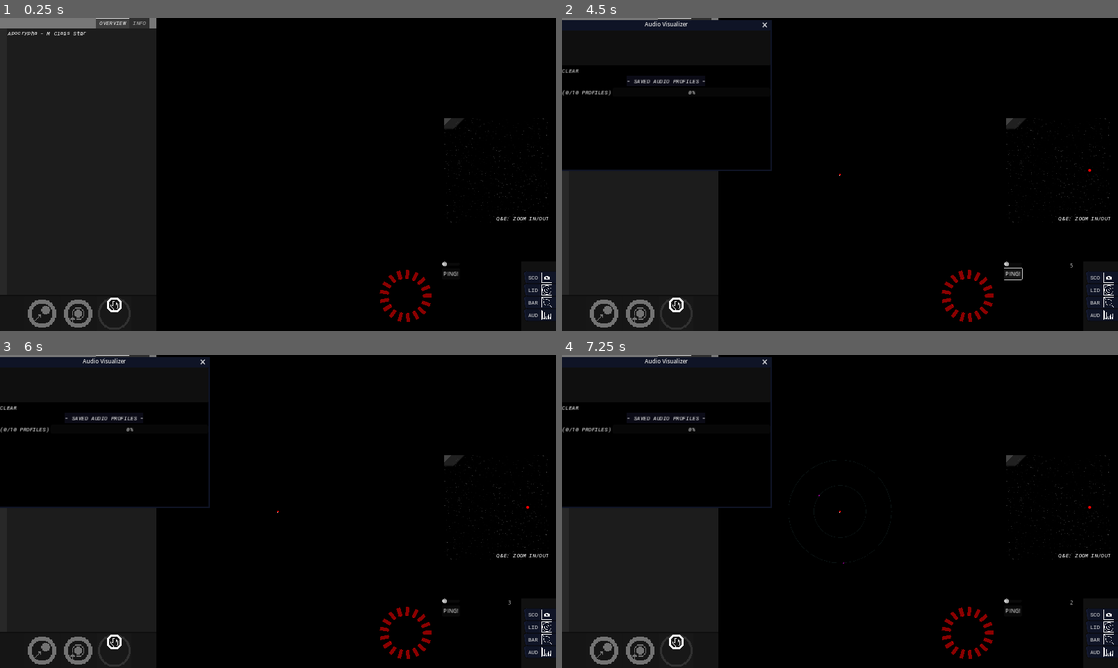
Above: before the commit, frames 1-4 (two rows, left to right).
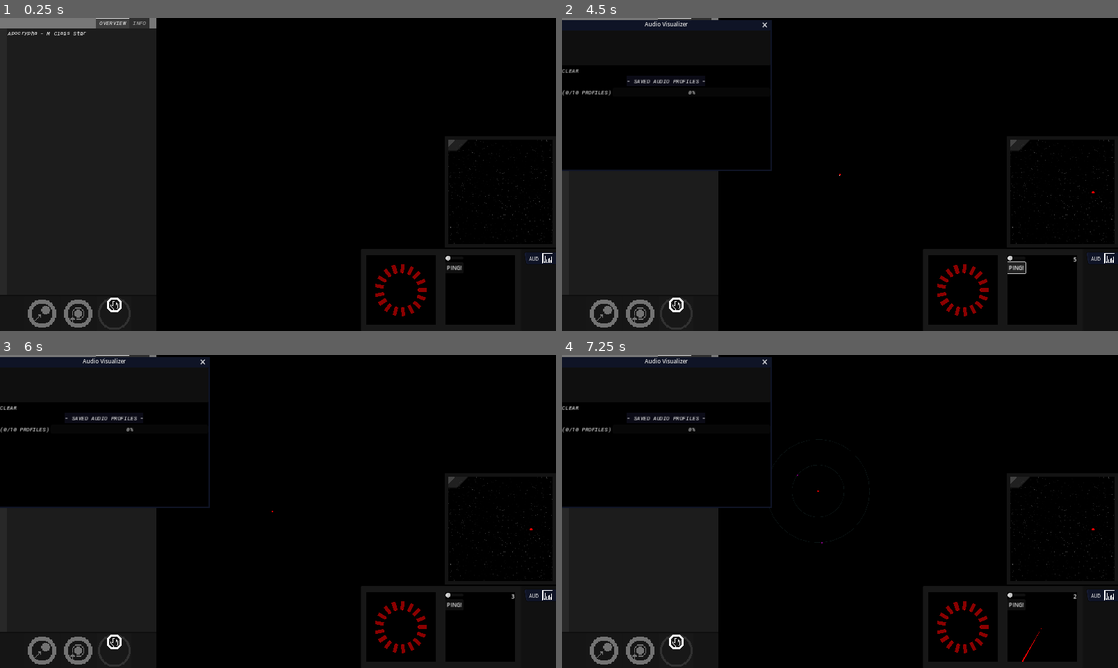
Above: after the commit, the same moments.

Repository: KermitGodFrog/Stellar-Cartography
Game: Godot game, scene res://Scenes/Game Master/gameMaster.tscn
Same seed, same stepped clock (60 frames per second), same inputs: the game is played once before the commit and once after it. Sound files missing from this copy of the repository are replaced by a short silence.
Inputs (mouse positions are in pixels of both pictures, inside the frame that each line leads up to):
- Up to frame 1 (0.25 s): no input
- Up to frame 2 (4.5 s): click (1101, 277) at 0.5 s, where only the run before the commit has a clickable "SCO"; click "AUD" at 1.25 s; click (1101, 290) at 2 s, where only the run before the commit has a clickable "LID"; click (1101, 302) at 2.75 s, where only the run before the commit has a clickable "BAR"; click (678, 312) at 3.5 s; click "PING!" at 4.25 s
- Up to frame 3 (6 s): click "CLEAR" at 5 s; tap Enter at 5.75 s; move the mouse to (494, 508) at 5.77 s; press the mouse at (494, 508) at 5.78 s; hold D (right) from 5.78 s (still down)
- Up to frame 4 (7.25 s): right-click (1056, 508) at 6.05 s; tap Space at 6.5 s; move the mouse to (1040, 633) at 6.52 s; release D (right) at 6.53 s; release the mouse at (1040, 633) at 6.53 s; hold S (down) from 6.53 s (still down); right-click (1040, 633) at 6.6 s; click (1040, 633) at 6.67 s; tap B (the B) at 6.8 s

The runs differ from the first frame. In frame 1, 1.2% of the frame differs, in the area x 67-100%, y 32-98%; in frame 2, 1.3%; in frame 3, 1.2%; in frame 4, 1.3%.

Commit message:
UI Consolidation complete.

Diff:
--- a/Scenes/Barycenter Visualizer/barycenter_visualizer.tscn
+++ b/Scenes/Barycenter Visualizer/barycenter_visualizer.tscn
@@ -4,12 +4,13 @@
 
 [node name="barycenter_visualizer_window" type="SubViewport"]
 disable_3d = true
-transparent_bg = true
 size = Vector2i(200, 200)
 
 [node name="barycenter_control" type="Control" parent="."]
 layout_mode = 3
-anchors_preset = 0
-offset_right = 40.0
-offset_bottom = 40.0
+anchors_preset = 15
+anchor_right = 1.0
+anchor_bottom = 1.0
+grow_horizontal = 2
+grow_vertical = 2
 script = ExtResource("1_tynt4")
--- a/Scenes/Game/game.gd
+++ b/Scenes/Game/game.gd
@@ -3,9 +3,9 @@
 
 var world: worldAPI
 @onready var system_map = $system_window/system
-@onready var system_3d = $system_window/system/camera/canvas/control/scopes_container/system_3d_window/system_3d
-@onready var sonar = $system_window/system/camera/canvas/control/horizontal/sonar_container/sonar_window/sonar_control
-@onready var barycenter_visualizer = $system_window/system/camera/canvas/control/horizontal/barycenter_container/barycenter_visualizer_window/barycenter_control
+@onready var system_3d = $system_window/system/camera/canvas/control/scopes_snap_scroll/scopes_bg/scopes_margin/scopes_container/system_3d_window/system_3d
+@onready var sonar = $system_window/system/camera/canvas/control/scopes_snap_scroll/core_panel_bg/core_panel_scroll/core_panel/core_margin/core_scroll/sonar_container/sonar_window/sonar_control
+@onready var barycenter_visualizer = $system_window/system/camera/canvas/control/scopes_snap_scroll/core_panel_bg/core_panel_scroll/core_panel/core_margin/core_scroll/barycenter_container/barycenter_visualizer_window/barycenter_control
 @onready var audio_visualizer = $audio_visualizer_window/audio_control
 @onready var station_ui = $station_window/station_control
 @onready var dialogue_manager = $dialogueManager
@@ -35,7 +35,6 @@
 
 	audio_visualizer.connect("removeSavedAudioProfile", _on_remove_saved_audio_profile)
 
-	system_map.connect("barycenterPopup", _on_barycenter_popup)
 	system_map.connect("audioVisualizerPopup", _on_audio_visualizer_popup)
 
 	dialogue_manager.connect("addPlayerValue", _on_add_player_value)
--- a/Scenes/Sonar Interface/sonar_interface.tscn
+++ b/Scenes/Sonar Interface/sonar_interface.tscn
@@ -4,7 +4,6 @@
 
 [node name="sonar_window" type="SubViewport"]
 disable_3d = true
-transparent_bg = true
 size = Vector2i(200, 200)
 
 [node name="background" type="TextureRect" parent="."]
--- a/Scenes/System 3D/control.gd
+++ b/Scenes/System 3D/control.gd
@@ -26,6 +26,6 @@
 		print_debug(remap)
 		emit_signal("targetFOVChange", remap)
 
-		tracking = false
-		aggregrate_vertical_change = 0
+	tracking = false
+	aggregrate_vertical_change = 0
 	pass
--- a/Scenes/System 3D/system_3d.tscn
+++ b/Scenes/System 3D/system_3d.tscn
@@ -1,10 +1,9 @@
-[gd_scene load_steps=13 format=3 uid="uid://co52u63cyk220"]
+[gd_scene load_steps=12 format=3 uid="uid://co52u63cyk220"]
 
 [ext_resource type="Script" path="res://Scenes/System 3D/system_3d.gd" id="1_a351o"]
 [ext_resource type="Shader" path="res://Scenes/pixelate_shader.gdshader" id="2_ra6gs"]
 [ext_resource type="Shader" uid="uid://bqci5ex5ef2a6" path="res://Scenes/System 3D/sky_shader.tres" id="3_buwkt"]
 [ext_resource type="FontFile" uid="uid://xrcqj2080elm" path="res://Graphics/Fonts/RobotoMono Medium.ttf" id="3_wi6mv"]
-[ext_resource type="Theme" uid="uid://dm3fbhtw7qov2" path="res://Scenes/System Map/system_map_HUD_theme.tres" id="4_606wp"]
 [ext_resource type="Script" path="res://Scenes/System 3D/control.gd" id="4_d6r1b"]
 [ext_resource type="Texture2D" uid="uid://byp6pykkhwnpf" path="res://Graphics/Misc/star_backdrop.jpeg" id="4_rgh3c"]
 
@@ -79,24 +78,6 @@
 theme_override_font_sizes/font_size = 20
 theme_override_styles/normal = SubResource("StyleBoxFlat_ajtlq")
 
-[node name="controls_label" type="Label" parent="system_3d/camera_offset/camera/canvas_layer/control"]
-layout_mode = 1
-anchors_preset = 3
-anchor_left = 1.0
-anchor_top = 1.0
-anchor_right = 1.0
-anchor_bottom = 1.0
-offset_left = -188.0
-offset_top = -22.0
-offset_bottom = 25.0001
-grow_horizontal = 0
-grow_vertical = 0
-theme = ExtResource("4_606wp")
-text = "Q&E: ZOOM IN/OUT
-
-"
-horizontal_alignment = 2
-
 [node name="world_environment" type="WorldEnvironment" parent="system_3d"]
 environment = SubResource("Environment_wo5s4")
 
--- a/Scenes/System Map/camera.gd
+++ b/Scenes/System Map/camera.gd
@@ -2,18 +2,16 @@
 var zoom_multiplier: Vector2 = Vector2.ONE
 var movement_multiplier: int = 100
 var follow_body: bodyAPI
-
-var system_has_focus: bool = false
 
 func _physics_process(delta):
 	if follow_body: position = follow_body.position
 
 	var zoom_axis = Input.get_axis("zoom_out", "zoom_in")
 	if zoom_axis and not (zoom_axis == -1 and zoom == Vector2.ONE):
-		if system_has_focus: zoom += zoom_axis * zoom_multiplier * (zoom.length() / 100)
+		zoom += zoom_axis * zoom_multiplier * (zoom.length() / 100)
 
 	var input = Input.get_vector("left", "right", "up", "down")
-	if input and system_has_focus:
+	if input:
 		position += input * movement_multiplier * pow(zoom.length(), -0.5) * delta
 		follow_body = null
 	pass
--- a/Scenes/System Map/system_map.gd
+++ b/Scenes/System Map/system_map.gd
@@ -26,7 +26,7 @@
 @onready var picker_button = $camera/canvas/control/tabs/INFO/picker_panel/picker_margin/picker_scroll/picker_button
 @onready var console = $camera/canvas/control/console
 
-@onready var audio_visualizer_button = $camera/canvas/control/apps_panel/apps_margin/apps_scroll/audio_visualizer_button
+@onready var audio_visualizer_button = $camera/canvas/control/scopes_snap_scroll/core_panel_bg/core_panel_scroll/apps_panel/apps_margin/apps_scroll/audio_visualizer_button
 
 @onready var ping_sound = $ping
 @onready var bounceback_sound_scene = preload("res://Sound/bounceback.tscn")
@@ -56,26 +56,6 @@
 	#If camera moves, follow body is removed for camera.
 
 	#camera_target_position is position for system3d to look at
-
-	#moving to the mouse position or moving to action_body in various ways
-	#if Input.is_action_pressed("right_mouse") and has_focus and (not mouse_over_ui) and movement_lock_timer.is_stopped():
-		#locked_body = null
-		#action_body = null
-		#emit_signal("updatePlayerTargetPosition", get_global_mouse_position())
-		#emit_signal("updatePlayerActionType", playerAPI.ACTION_TYPES.NONE, null)
-
-	#changing target position
-	#if Input.is_action_pressed("left_mouse") and has_focus and (not mouse_over_ui) and movement_lock_timer.is_stopped():
-		#camera_target_position = get_global_mouse_position()
-		#emit_signal("updateTargetPosition", get_global_mouse_position())
-		#emit_signal("lockedBodyDepreciated")
-
-	#if Input.is_action_just_pressed("the B") and has_focus: #DEBUG!!!!!!!!!!!!!!!!!
-		#emit_signal("DEBUG_REVEAL_ALL_WORMHOLES")
-
-	#if Input.is_action_just_pressed("the N") and has_focus: #DEBUG!!!!!!!!!!!!!!!!!
-		#emit_signal("DEBUG_REVEAL_ALL_BODIES")
-
 	#incredibly out of plcace!!!!!
 	if camera.follow_body:
 		camera_target_position = Vector2.ZERO
@@ -273,6 +253,7 @@
 	emit_signal("updatePlayerActionType", playerAPI.ACTION_TYPES.NONE, null)
 	pass
 
+
 func _on_sonar_ping(ping_width: int, ping_length: int, ping_direction: Vector2):
 	ping_sound.play()
 
@@ -317,6 +298,7 @@
 	bounceback_instance.queue_free()
 	pass
 
+
 func _on_found_body(id: int):
 	var body_pos = system.get_body_from_identifier(id).position
 	var ping = load("res://Data/Ping Display Helpers/discovery.tres").duplicate(true)
--- a/Scenes/System Map/system_map.tscn
+++ b/Scenes/System Map/system_map.tscn
@@ -8,13 +8,10 @@
 [ext_resource type="Texture2D" uid="uid://dn8ug1anbuwpu" path="res://Graphics/orbit_icon.png" id="5_hp0se"]
 [ext_resource type="Texture2D" uid="uid://dsyfc4m1nq34w" path="res://Graphics/stop_icon.png" id="7_bacyf"]
 [ext_resource type="Theme" uid="uid://br33hy3pgvm14" path="res://Scenes/System Map/system_map_APPS_theme.tres" id="8_a7cgy"]
-[ext_resource type="Texture2D" uid="uid://by3kiv6a2b0ef" path="res://Graphics/scopes_icon.png" id="8_jefec"]
 [ext_resource type="Script" path="res://Scenes/System Map/console.gd" id="8_oaj06"]
 [ext_resource type="PackedScene" uid="uid://oqkfuasvgtj6" path="res://Scenes/Barycenter Visualizer/barycenter_visualizer.tscn" id="9_2aiel"]
-[ext_resource type="Texture2D" uid="uid://btt2br45f8t21" path="res://Graphics/sonar_icon.png" id="9_4nwtv"]
 [ext_resource type="Script" path="res://Scenes/System Map/ui_apps_scroll.gd" id="9_pw1kh"]
 [ext_resource type="PackedScene" uid="uid://chwm82adl21cm" path="res://Scenes/Sonar Interface/sonar_interface.tscn" id="10_48t0n"]
-[ext_resource type="Texture2D" uid="uid://dmbeihbgpfdbj" path="res://Graphics/barycenter_icon.png" id="10_ih8qm"]
 [ext_resource type="PackedScene" uid="uid://co52u63cyk220" path="res://Scenes/System 3D/system_3d.tscn" id="11_domud"]
 [ext_resource type="Texture2D" uid="uid://csvtv1sy2k3ns" path="res://Graphics/audio_visualizer_icon.png" id="11_lvg8y"]
 [ext_resource type="AudioStream" uid="uid://cc05rvmmtxsev" path="res://Sound/SFX/LIDAR/scanning_1.wav" id="15_gusf2"]
@@ -293,58 +290,26 @@
 theme_override_styles/cursor_unfocused = SubResource("StyleBoxEmpty_m5crt")
 script = ExtResource("8_oaj06")
 
-[node name="scopes_container" type="SubViewportContainer" parent="system/camera/canvas/control"]
-custom_minimum_size = Vector2(300, 300)
-layout_mode = 0
-offset_left = 1279.0
-offset_top = 288.0
-offset_right = 1579.0
-offset_bottom = 588.0
-
-[node name="system_3d_window" parent="system/camera/canvas/control/scopes_container" instance=ExtResource("11_domud")]
-handle_input_locally = false
-render_target_update_mode = 4
-
-[node name="horizontal" type="HBoxContainer" parent="system/camera/canvas/control"]
-custom_minimum_size = Vector2(500, 200)
+[node name="scopes_snap_scroll" type="VBoxContainer" parent="system/camera/canvas/control"]
 layout_mode = 1
 anchors_preset = 3
 anchor_left = 1.0
 anchor_top = 1.0
 anchor_right = 1.0
 anchor_bottom = 1.0
-offset_left = -516.0
-offset_top = -200.0
+offset_left = -540.0
+offset_top = -544.0
 grow_horizontal = 0
 grow_vertical = 0
-
-[node name="barycenter_container" type="SubViewportContainer" parent="system/camera/canvas/control/horizontal"]
-custom_minimum_size = Vector2(200, 200)
-layout_mode = 2
-
-[node name="barycenter_visualizer_window" parent="system/camera/canvas/control/horizontal/barycenter_container" instance=ExtResource("9_2aiel")]
-handle_input_locally = false
-render_target_update_mode = 4
-
-[node name="sonar_container" type="SubViewportContainer" parent="system/camera/canvas/control/horizontal"]
-custom_minimum_size = Vector2(200, 200)
-layout_mode = 2
-
-[node name="sonar_window" parent="system/camera/canvas/control/horizontal/sonar_container" instance=ExtResource("10_48t0n")]
-handle_input_locally = false
-render_target_update_mode = 4
-
-[node name="separator" type="VSeparator" parent="system/camera/canvas/control/horizontal"]
-custom_minimum_size = Vector2(0, 200)
-layout_mode = 2
-theme_override_constants/separation = 20
-
-[node name="apps_panel" type="Panel" parent="system/camera/canvas/control/horizontal"]
-custom_minimum_size = Vector2(100, 200)
-layout_mode = 2
-theme = ExtResource("8_a7cgy")
-
-[node name="apps_margin" type="MarginContainer" parent="system/camera/canvas/control/horizontal/apps_panel"]
+alignment = 2
+
+[node name="scopes_bg" type="ColorRect" parent="system/camera/canvas/control/scopes_snap_scroll"]
+custom_minimum_size = Vector2(320, 320)
+layout_mode = 2
+size_flags_horizontal = 8
+color = Color(0.180392, 0.180392, 0.180392, 0.415686)
+
+[node name="scopes_margin" type="MarginContainer" parent="system/camera/canvas/control/scopes_snap_scroll/scopes_bg"]
 layout_mode = 1
 anchors_preset = 15
 anchor_right = 1.0
@@ -356,36 +321,96 @@
 theme_override_constants/margin_right = 10
 theme_override_constants/margin_bottom = 10
 
-[node name="apps_scroll" type="VBoxContainer" parent="system/camera/canvas/control/horizontal/apps_panel/apps_margin" groups=["FOLLOW_UPGRADE_STATE"]]
+[node name="scopes_container" type="SubViewportContainer" parent="system/camera/canvas/control/scopes_snap_scroll/scopes_bg/scopes_margin"]
+custom_minimum_size = Vector2(300, 300)
+layout_mode = 2
+size_flags_horizontal = 8
+
+[node name="system_3d_window" parent="system/camera/canvas/control/scopes_snap_scroll/scopes_bg/scopes_margin/scopes_container" instance=ExtResource("11_domud")]
+handle_input_locally = false
+render_target_update_mode = 4
+
+[node name="core_panel_bg" type="ColorRect" parent="system/camera/canvas/control/scopes_snap_scroll"]
+custom_minimum_size = Vector2(560, 235)
+layout_mode = 2
+color = Color(0.180392, 0.180392, 0.180392, 0.415686)
+
+[node name="core_panel_scroll" type="HBoxContainer" parent="system/camera/canvas/control/scopes_snap_scroll/core_panel_bg"]
+layout_mode = 1
+anchors_preset = 15
+anchor_right = 1.0
+anchor_bottom = 1.0
+grow_horizontal = 2
+grow_vertical = 2
+alignment = 2
+
+[node name="core_panel" type="Panel" parent="system/camera/canvas/control/scopes_snap_scroll/core_panel_bg/core_panel_scroll"]
+custom_minimum_size = Vector2(460, 235)
+layout_mode = 2
+
+[node name="core_margin" type="MarginContainer" parent="system/camera/canvas/control/scopes_snap_scroll/core_panel_bg/core_panel_scroll/core_panel"]
+layout_mode = 1
+anchors_preset = 15
+anchor_right = 1.0
+anchor_bottom = 1.0
+grow_horizontal = 2
+grow_vertical = 2
+theme_override_constants/margin_left = 20
+theme_override_constants/margin_top = 20
+theme_override_constants/margin_right = 20
+theme_override_constants/margin_bottom = 20
+
+[node name="core_scroll" type="HBoxContainer" parent="system/camera/canvas/control/scopes_snap_scroll/core_panel_bg/core_panel_scroll/core_panel/core_margin"]
 layout_mode = 2
 alignment = 1
+
+[node name="barycenter_container" type="SubViewportContainer" parent="system/camera/canvas/control/scopes_snap_scroll/core_panel_bg/core_panel_scroll/core_panel/core_margin/core_scroll"]
+custom_minimum_size = Vector2(200, 200)
+layout_mode = 2
+size_flags_vertical = 4
+stretch = true
+
+[node name="barycenter_visualizer_window" parent="system/camera/canvas/control/scopes_snap_scroll/core_panel_bg/core_panel_scroll/core_panel/core_margin/core_scroll/barycenter_container" instance=ExtResource("9_2aiel")]
+handle_input_locally = false
+render_target_update_mode = 4
+
+[node name="separator1" type="VSeparator" parent="system/camera/canvas/control/scopes_snap_scroll/core_panel_bg/core_panel_scroll/core_panel/core_margin/core_scroll"]
+custom_minimum_size = Vector2(0, 200)
+layout_mode = 2
+theme_override_constants/separation = 20
+
+[node name="sonar_container" type="SubViewportContainer" parent="system/camera/canvas/control/scopes_snap_scroll/core_panel_bg/core_panel_scroll/core_panel/core_margin/core_scroll"]
+custom_minimum_size = Vector2(200, 200)
+layout_mode = 2
+size_flags_vertical = 4
+stretch = true
+
+[node name="sonar_window" parent="system/camera/canvas/control/scopes_snap_scroll/core_panel_bg/core_panel_scroll/core_panel/core_margin/core_scroll/sonar_container" instance=ExtResource("10_48t0n")]
+handle_input_locally = false
+render_target_update_mode = 4
+
+[node name="apps_panel" type="Panel" parent="system/camera/canvas/control/scopes_snap_scroll/core_panel_bg/core_panel_scroll"]
+custom_minimum_size = Vector2(100, 235)
+layout_mode = 2
+theme = ExtResource("8_a7cgy")
+
+[node name="apps_margin" type="MarginContainer" parent="system/camera/canvas/control/scopes_snap_scroll/core_panel_bg/core_panel_scroll/apps_panel"]
+layout_mode = 1
+anchors_preset = 15
+anchor_right = 1.0
+anchor_bottom = 1.0
+grow_horizontal = 2
+grow_vertical = 2
+theme_override_constants/margin_left = 10
+theme_override_constants/margin_top = 10
+theme_override_constants/margin_right = 10
+theme_override_constants/margin_bottom = 10
+
+[node name="apps_scroll" type="VBoxContainer" parent="system/camera/canvas/control/scopes_snap_scroll/core_panel_bg/core_panel_scroll/apps_panel/apps_margin" groups=["FOLLOW_UPGRADE_STATE"]]
+layout_mode = 2
 script = ExtResource("9_pw1kh")
 
-[node name="scopes_button" type="Button" parent="system/camera/canvas/control/horizontal/apps_panel/apps_margin/apps_scroll"]
-layout_mode = 2
-theme = ExtResource("8_a7cgy")
-text = "SCO"
-icon = ExtResource("8_jefec")
-clip_text = true
-icon_alignment = 2
-
-[node name="sonar_button" type="Button" parent="system/camera/canvas/control/horizontal/apps_panel/apps_margin/apps_scroll"]
-layout_mode = 2
-theme = ExtResource("8_a7cgy")
-text = "LID"
-icon = ExtResource("9_4nwtv")
-clip_text = true
-icon_alignment = 2
-
-[node name="barycenter_button" type="Button" parent="system/camera/canvas/control/horizontal/apps_panel/apps_margin/apps_scroll"]
-layout_mode = 2
-theme = ExtResource("8_a7cgy")
-text = "BAR"
-icon = ExtResource("10_ih8qm")
-clip_text = true
-icon_alignment = 2
-
-[node name="audio_visualizer_button" type="Button" parent="system/camera/canvas/control/horizontal/apps_panel/apps_margin/apps_scroll"]
+[node name="audio_visualizer_button" type="Button" parent="system/camera/canvas/control/scopes_snap_scroll/core_panel_bg/core_panel_scroll/apps_panel/apps_margin/apps_scroll"]
 visible = false
 layout_mode = 2
 theme = ExtResource("8_a7cgy")
@@ -405,15 +430,6 @@
 [connection signal="pressed" from="system/camera/canvas/control/tabs/OVERVIEW/actions_panel/actions_scroll/orbit_button" to="system" method="_on_orbit_button_pressed"]
 [connection signal="pressed" from="system/camera/canvas/control/tabs/OVERVIEW/actions_panel/actions_scroll/stop_button" to="system" method="_on_stop_button_pressed"]
 [connection signal="item_selected" from="system/camera/canvas/control/tabs/INFO/picker_panel/picker_margin/picker_scroll/picker_button" to="system" method="_on_picker_button_item_selected"]
-[connection signal="mouse_entered" from="system/camera/canvas/control/horizontal/apps_panel/apps_margin/apps_scroll/scopes_button" to="system" method="_on_scopes_button_mouse_entered"]
-[connection signal="mouse_exited" from="system/camera/canvas/control/horizontal/apps_panel/apps_margin/apps_scroll/scopes_button" to="system" method="_on_scopes_button_mouse_exited"]
-[connection signal="pressed" from="system/camera/canvas/control/horizontal/apps_panel/apps_margin/apps_scroll/scopes_button" to="system" method="_on_scopes_button_pressed"]
-[connection signal="mouse_entered" from="system/camera/canvas/control/horizontal/apps_panel/apps_margin/apps_scroll/sonar_button" to="system" method="_on_sonar_button_mouse_entered"]
-[connection signal="mouse_exited" from="system/camera/canvas/control/horizontal/apps_panel/apps_margin/apps_scroll/sonar_button" to="system" method="_on_sonar_button_mouse_exited"]
-[connection signal="pressed" from="system/camera/canvas/control/horizontal/apps_panel/apps_margin/apps_scroll/sonar_button" to="system" method="_on_sonar_button_pressed"]
-[connection signal="mouse_entered" from="system/camera/canvas/control/horizontal/apps_panel/apps_margin/apps_scroll/barycenter_button" to="system" method="_on_barycenter_button_mouse_entered"]
-[connection signal="mouse_exited" from="system/camera/canvas/control/horizontal/apps_panel/apps_margin/apps_scroll/barycenter_button" to="system" method="_on_barycenter_button_mouse_exited"]
-[connection signal="pressed" from="system/camera/canvas/control/horizontal/apps_panel/apps_margin/apps_scroll/barycenter_button" to="system" method="_on_barycenter_button_pressed"]
-[connection signal="mouse_entered" from="system/camera/canvas/control/horizontal/apps_panel/apps_margin/apps_scroll/audio_visualizer_button" to="system" method="_on_audio_visualizer_button_mouse_entered"]
-[connection signal="mouse_exited" from="system/camera/canvas/control/horizontal/apps_panel/apps_margin/apps_scroll/audio_visualizer_button" to="system" method="_on_audio_visualizer_button_mouse_exited"]
-[connection signal="pressed" from="system/camera/canvas/control/horizontal/apps_panel/apps_margin/apps_scroll/audio_visualizer_button" to="system" method="_on_audio_visualizer_button_pressed"]
+[connection signal="mouse_entered" from="system/camera/canvas/control/scopes_snap_scroll/core_panel_bg/core_panel_scroll/apps_panel/apps_margin/apps_scroll/audio_visualizer_button" to="system" method="_on_audio_visualizer_button_mouse_entered"]
+[connection signal="mouse_exited" from="system/camera/canvas/control/scopes_snap_scroll/core_panel_bg/core_panel_scroll/apps_panel/apps_margin/apps_scroll/audio_visualizer_button" to="system" method="_on_audio_visualizer_button_mouse_exited"]
+[connection signal="pressed" from="system/camera/canvas/control/scopes_snap_scroll/core_panel_bg/core_panel_scroll/apps_panel/apps_margin/apps_scroll/audio_visualizer_button" to="system" method="_on_audio_visualizer_button_pressed"]
Not shown: 1 places in Scenes/System Map/system_map.tscn that only renumber resources
